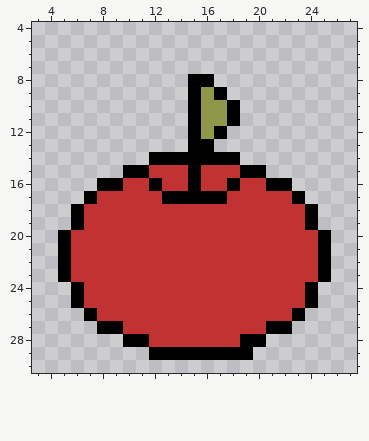
Two states of a pixel-art sprite, game/image/Item/apple.png. This is how it looked before the edit.
The file is 32x32 pixels. Shown: x 3..27, y 4..30.
After:
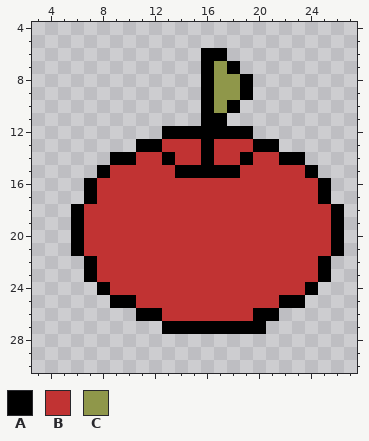
Palette (. is transparent): A #000000  B #c13333  C #8f974a
What changed:
{"y":6,"x":16,"old":"..","new":"AA"}
{"y":7,"x":16,"old":"...","new":"ACA"}
{"y":8,"x":15,"old":"A","new":"."}
{"y":8,"x":17,"old":"...","new":"CCA"}
{"y":9,"x":15,"old":"ACA..","new":".ACCA"}
{"y":10,"x":15,"old":"AC","new":".A"}
{"y":11,"x":15,"old":"ACCA","new":".AA."}
{"y":12,"x":13,"old":"..","new":"AA"}
{"y":12,"x":16,"old":"C","new":"A"}
{"y":12,"x":18,"old":"..","new":"AA"}
{"y":13,"x":11,"old":"....A","new":"AABBB"}
{"y":13,"x":17,"old":".....","new":"BBBAA"}
{"y":14,"x":9,"old":"...A","new":"AABB"}
{"y":14,"x":14,"old":"AA","new":"BB"}
{"y":14,"x":17,"old":"AA.....","new":"BBABBAA"}
{"y":15,"x":8,"old":"..AA","new":"ABBB"}
{"y":15,"x":14,"old":"B","new":"A"}
{"y":15,"x":16,"old":"BBBAA....","new":"AAABBBBBA"}
{"y":16,"x":7,"old":".AA","new":"ABB"}
{"y":16,"x":12,"old":"A","new":"B"}
{"y":16,"x":15,"old":"A","new":"B"}
{"y":16,"x":18,"old":"A","new":"B"}
{"y":16,"x":21,"old":"AA...","new":"BBBBA"}
{"y":17,"x":13,"old":"AAAAA","new":"BBBBB"}
{"y":17,"x":23,"old":"A..","new":"BBA"}
{"y":18,"x":24,"old":"A..","new":"BBA"}
{"y":19,"x":24,"old":"A..","new":"BBA"}
{"y":20,"x":5,"old":"AB","new":".A"}
{"y":20,"x":25,"old":"A.","new":"BA"}
{"y":21,"x":5,"old":"AB","new":".A"}
{"y":21,"x":25,"old":"A.","new":"BA"}
{"y":22,"x":5,"old":"ABB","new":"..A"}
{"y":23,"x":5,"old":"ABB","new":"..A"}
{"y":24,"x":6,"old":"ABB","new":"..A"}
{"y":25,"x":6,"old":"ABBBB","new":"...AA"}
{"y":25,"x":22,"old":"BBA","new":"AA."}
{"y":26,"x":7,"old":"ABBBBB","new":"....AA"}
{"y":26,"x":20,"old":"BBBA","new":"AA.."}
{"y":27,"x":8,"old":"AABBBBBBBBBBBAA","new":".....AAAAAAAA.."}
{"y":28,"x":10,"old":"AABBBBBBBAA","new":"..........."}
{"y":29,"x":12,"old":"AAAAAAAA","new":"........"}
